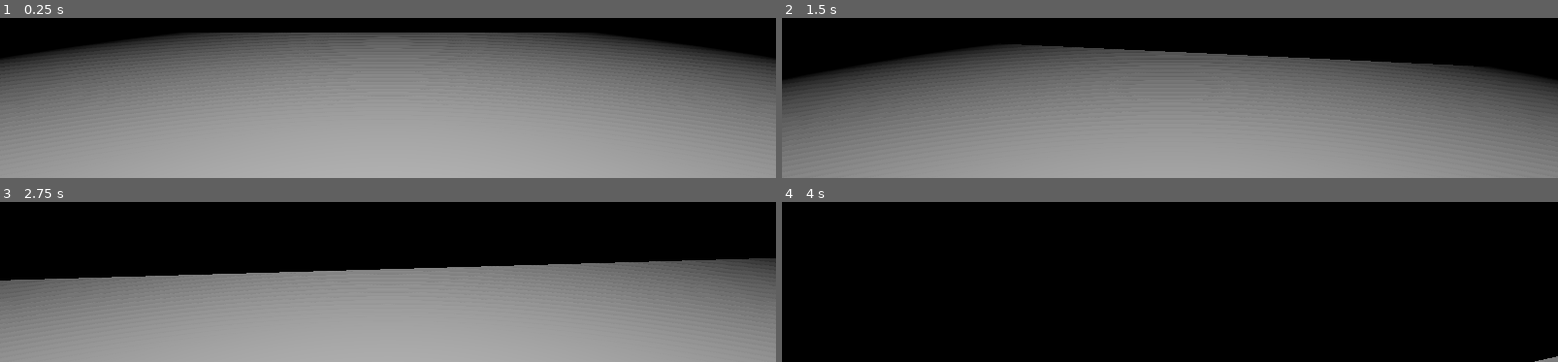
Above: before the commit, frames 1-4 (two rows, left to right).
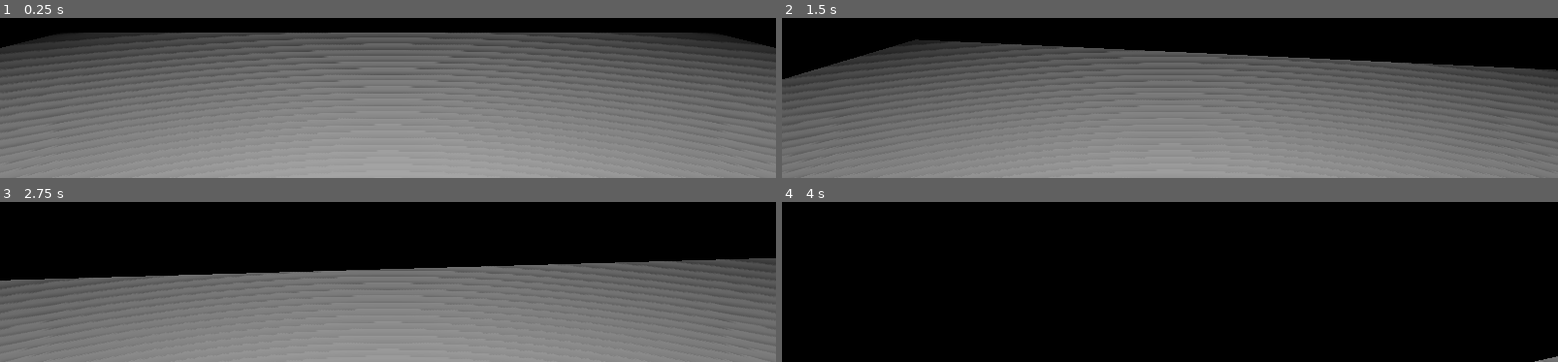
Above: after the commit, the same moments.

Repository: jsalisi/Unstable
Game: Godot game, scene res://scenes/test.tscn
Same seed, same stepped clock (60 frames per second), same inputs: the game is played once before the commit and once after it.
Inputs (mouse positions are in pixels of both pictures, inside the frame that each line leads up to):
- Up to frame 1 (0.25 s): no input
- Up to frame 2 (1.5 s): tap Enter at 0.5 s; move the mouse to (outside the picture) at 0.52 s; hold S (move_bwd) 0.53-1.28 s; hold W (move_fwd) from 0.53 s (still down); tap Space (jump) at 0.77 s; move the mouse to (outside the picture) at 1.27 s; tap S (move_bwd) at 1.35 s
- Up to frame 3 (2.75 s): keep holding W (move_fwd); tap Space (jump) at 1.52 s; move the mouse to (outside the picture) at 2.02 s; hold S (move_bwd) from 2.03 s (still down)
- Up to frame 4 (4 s): keep holding W (move_fwd); tap Space (jump) at 2.75, 3.02, 3.77 s; move the mouse to (outside the picture) at 2.77 s; release S (move_bwd) at 2.78 s; tap S (move_bwd) at 2.85 s; move the mouse to (outside the picture) at 3.52 s; hold S (move_bwd) from 3.53 s (still down)

The runs differ from the first frame. In frame 1, 16% of the frame differs, in the area x 0-100%, y 9-100%; in frame 2, 5.4%; in frame 3, 24%, in the area x 0-100%, y 35-100%; in frame 4, less than 0.1%.

Commit message:
Fixed animation autoplay

Diff:
--- a/player/player.tscn
+++ b/player/player.tscn
@@ -34,9 +34,11 @@
 current = true
 
 [node name="OmniLight" type="OmniLight" parent="."]
-transform = Transform( 1, 0, 0, 0, 1, 0, 0, 0, 1, 0, 5.04, 0 )
+transform = Transform( 1, 0, 0, 0, 1, 0, 0, 0, 1, 0, 2.11, 0 )
+light_energy = 0.823333
 shadow_enabled = true
-omni_range = 12.88
+omni_range = 14.44
 
 [node name="AnimationPlayer" type="AnimationPlayer" parent="OmniLight"]
+autoplay = "Timer"
 anims/Timer = SubResource( 2 )
